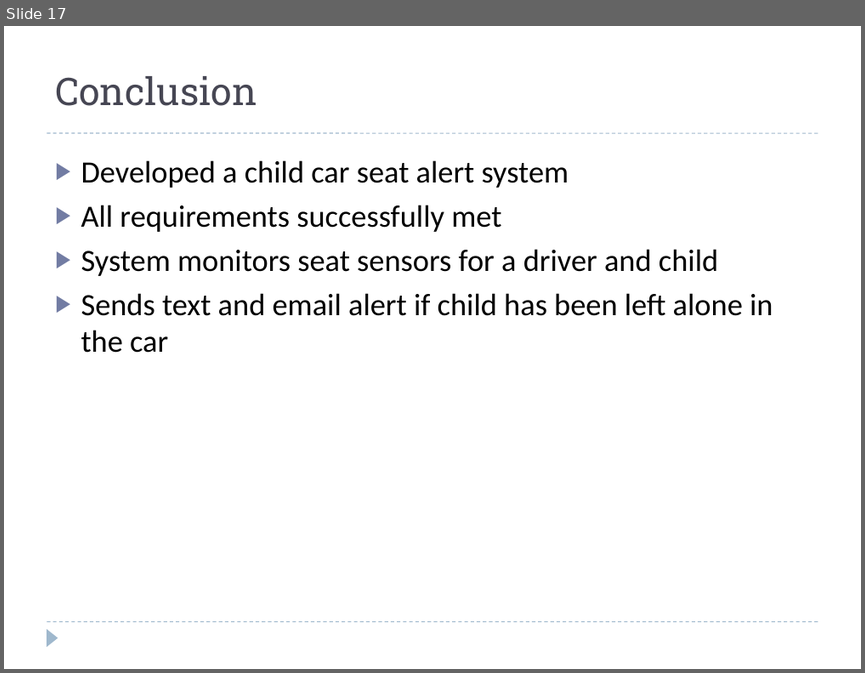
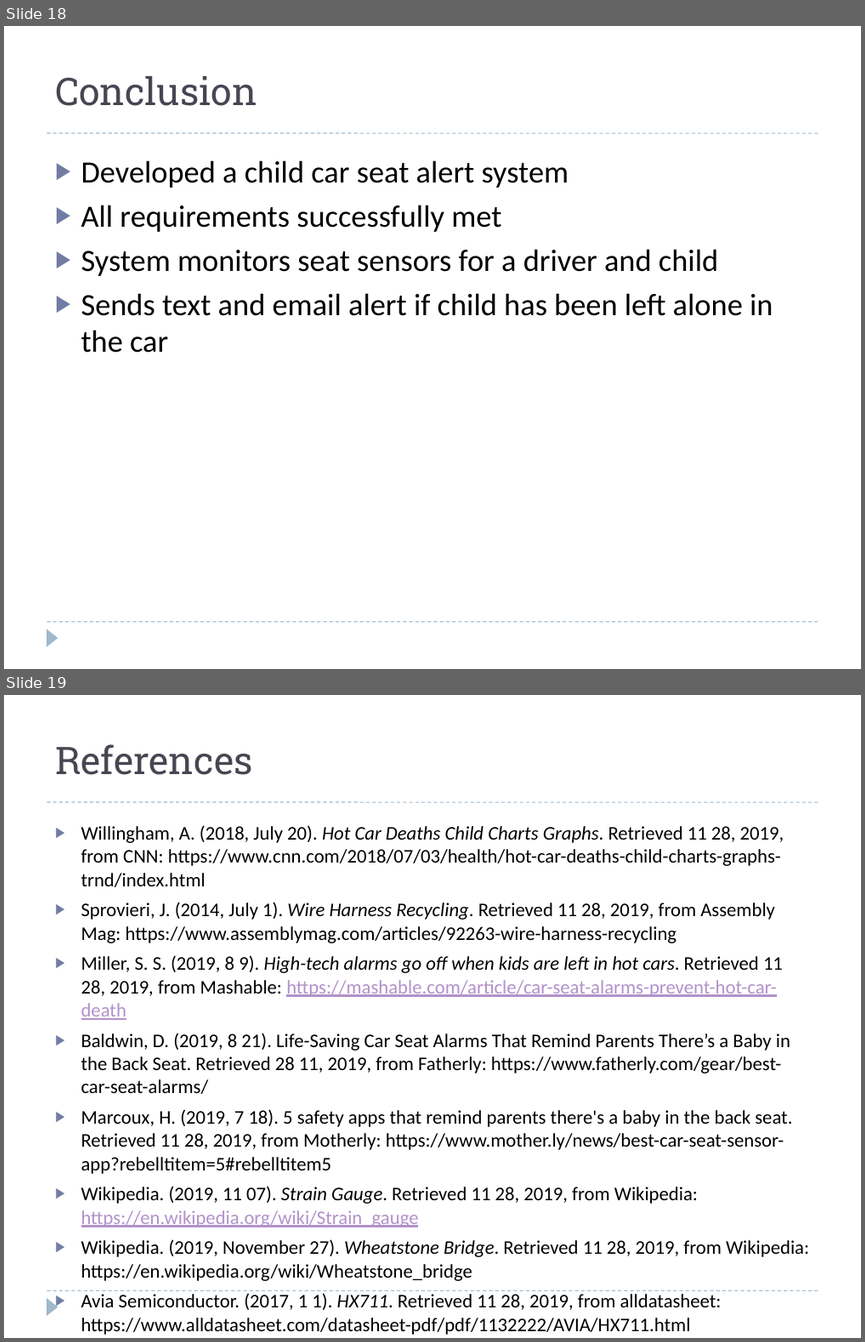
Before and after one commit to prithvi14/ChildAlertSystem, a slide deck: ChildAlertSystem/ProjectDocuments/ECE574_final_project.pptx. Shown one above the other, each under a label of ours: slide 17 before the commit, slides 18 and 19 after it. The pictures are 865x673 and 865x1342 pixels, drawn with LibreOffice and Linux fonts; fonts in the diff are those of the drawing. Boxes give left, top, right and bottom in pixels: in the first picture for what was removed or moved away, otherwise in the second. Text is boxed around its words. In the diff, an @@ line names an element or a change of style, - is before the commit and + after.

```diff
--- a/ChildAlertSystem/ProjectDocuments/ECE574_final_project.pptx
+++ b/ChildAlertSystem/ProjectDocuments/ECE574_final_project.pptx
@@ slide 19 added at [4, 695, 861, 1338], background #FFFFFF; not listed: 3 template elements that a slide beside it also shows @@
@@ title added at [55, 744, 253, 775], 32 pt, text #464653 @@
+References
@@ text added at [81, 825, 809, 1334], 16.2 pt, text #000000 @@
+▶ Willingham, A. (2018, July 20). Hot Car Deaths Child Charts Graphs. Retrieved 11 28, 2019, from CNN: https://www.cnn.com/2018/07/03/health/hot-car-deaths-child-charts-graphs-trnd/index.html
+▶ Sprovieri, J. (2014, July 1). Wire Harness Recycling. Retrieved 11 28, 2019, from Assembly Mag: https://www.assemblymag.com/articles/92263-wire-harness-recycling
+▶ Miller, S. S. (2019, 8 9). High-tech alarms go off when kids are left in hot cars. Retrieved 11 28, 2019, from Mashable: https://mashable.com/article/car-seat-alarms-prevent-hot-car-death
+▶ Baldwin, D. (2019, 8 21). Life-Saving Car Seat Alarms That Remind Parents There’s a Baby in the Back Seat. Retrieved 28 11, 2019, from Fatherly: https://www.fatherly.com/gear/best-car-seat-alarms/
+▶ Marcoux, H. (2019, 7 18). 5 safety apps that remind parents there's a baby in the back seat. Retrieved 11 28, 2019, from Motherly: https://www.mother.ly/news/best-car-seat-sensor-app?rebelltitem=5#rebelltitem5
+▶ Wikipedia. (2019, 11 07). Strain Gauge. Retrieved 11 28, 2019, from Wikipedia: https://en.wikipedia.org/wiki/Strain_gauge
+▶ Wikipedia. (2019, November 27). Wheatstone Bridge. Retrieved 11 28, 2019, from Wikipedia: https://en.wikipedia.org/wiki/Wheatstone_bridge
+▶ Avia Semiconductor. (2017, 1 1). HX711. Retrieved 11 28, 2019, from alldatasheet: https://www.alldatasheet.com/datasheet-pdf/pdf/1132222/AVIA/HX711.html
+▶ Digikey. (2014, 5 28). Schemeit. Retrieved 11 28, 2019, from Digikey: https://www.digikey.com/schemeit/project
@@ what was slide 17 is now slide 18 @@
```
Also in this commit, not shown: 2 other slides added, 1 other file.
